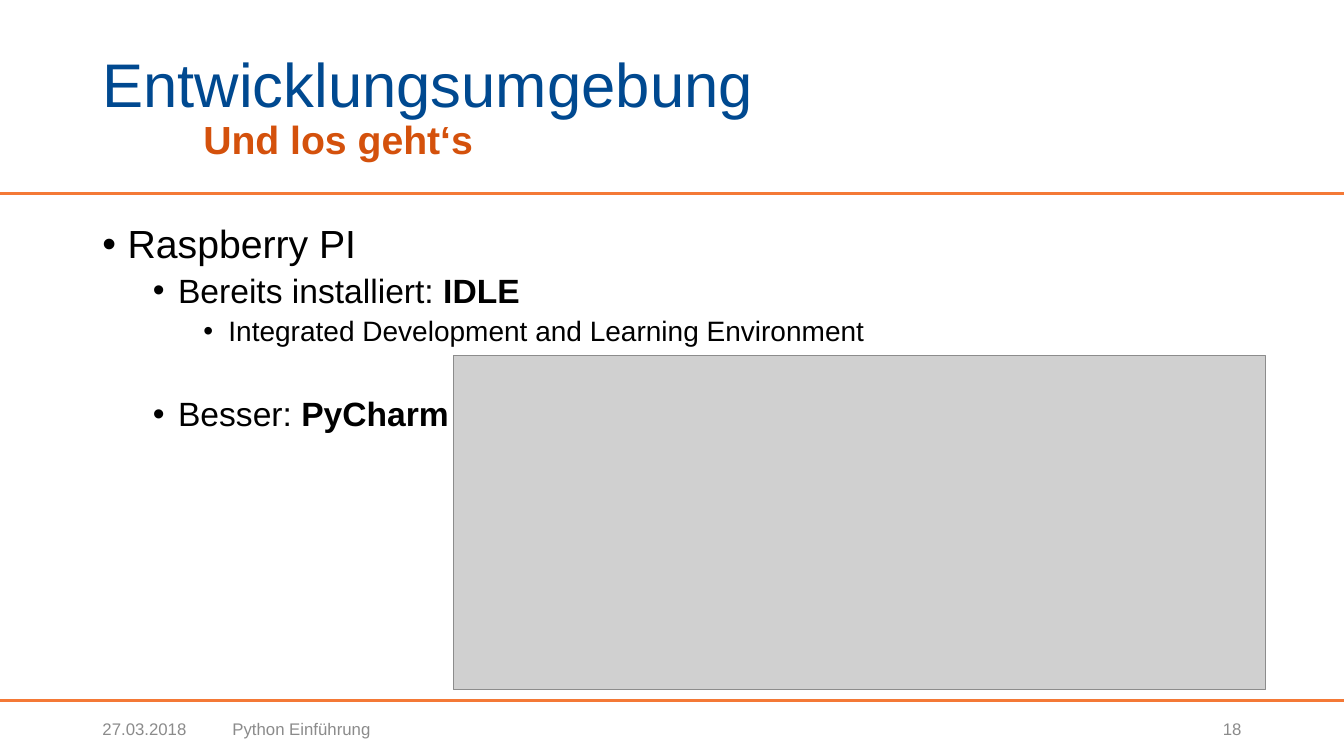
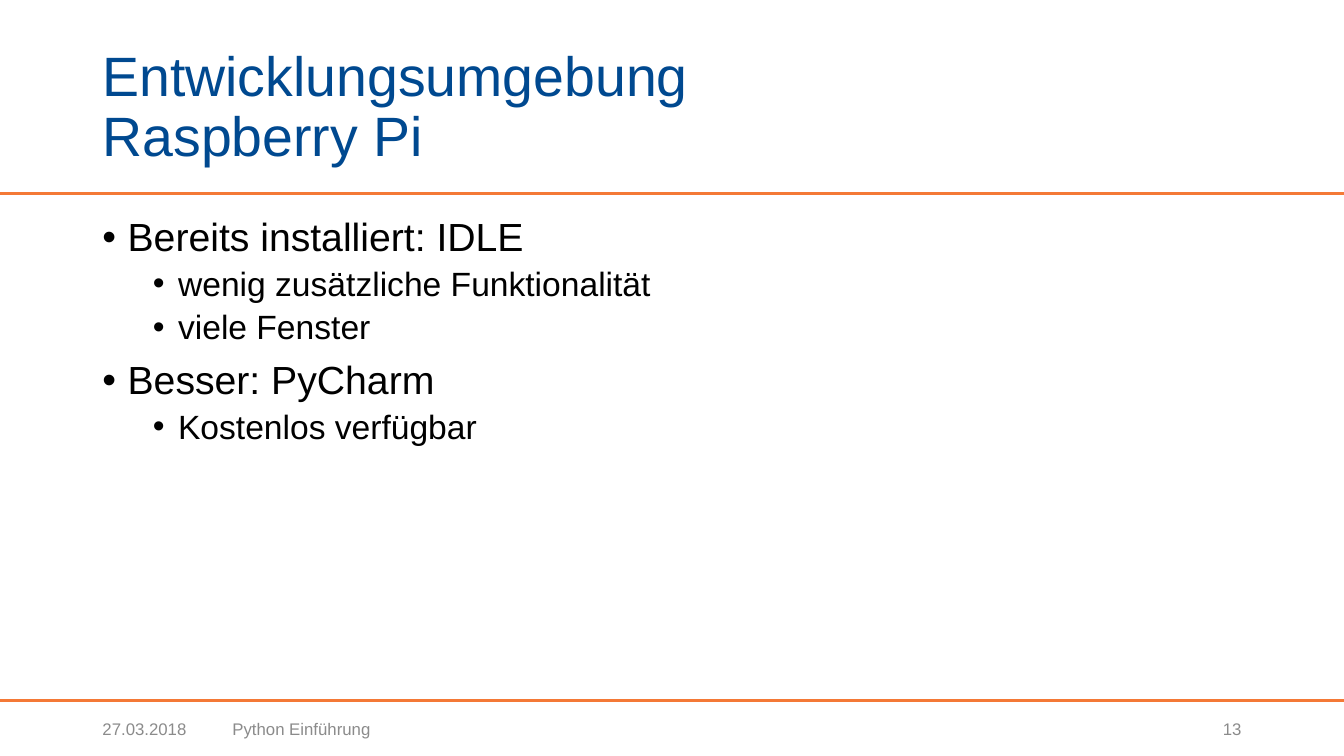
Before and after one commit to BogyMitutoyoCTL/Sophy-Preparation, a slide deck: slide 13 of Präsentationen/Python Einführung.pptx (slide 18 before the commit). Drawn at 1344x756 pixels with LibreOffice and Linux fonts; fonts in the diff are those of the drawing; grey boxes stand for pictures; background and template pictures are left out. Boxes give left, top, right and bottom in pixels: in the first picture for what was removed or moved away, otherwise in the second. Text is boxed around its words. In the diff, an @@ line names an element or a change of style, - is before the commit and + after.

```diff
--- a/Präsentationen/Python Einführung.pptx
+++ b/Präsentationen/Python Einführung.pptx
@@ title at bbox=[102, 55, 687, 166]: text changed; size 44 to 39.6 pt @@
-Entwicklungsumgebung
-Und los geht‘s
+Entwicklungsumgebung
+Raspberry Pi
@@ text "Bereits installiert: IDLE": place and size @@
-text "Bereits installiert: IDLE" at bbox=[128, 229, 864, 433]
+text "Bereits installiert: IDLE" at bbox=[128, 222, 651, 446]
@@ text at bbox=[128, 229, 356, 266]: paragraph removed @@
-• Raspberry PI
@@ text at bbox=[128, 222, 524, 402]: size 24 to 28 pt in "Bereits installiert: IDLE", "Besser: PyCharm"; bold off in "IDLE", "PyCharm"; list level 2 to 1 in "Bereits installiert: IDLE"; list level 2 to 1 in "Besser: PyCharm" @@
@@ text at bbox=[178, 271, 651, 340]: text changed; size 20 to 24 pt @@
-    • Integrated Development and Learning Environment
+  • wenig zusätzliche Funktionalität
+  • viele Fenster
@@ picture removed at bbox=[454, 356, 1266, 691] @@
@@ text at bbox=[178, 414, 477, 446]: paragraph added @@
+  • Kostenlos verfügbar
@@ page number at bbox=[1223, 723, 1242, 735]: text changed @@
-18
+13
```
Also in this commit, not shown: 52 other slides changed, 8 slides removed.
